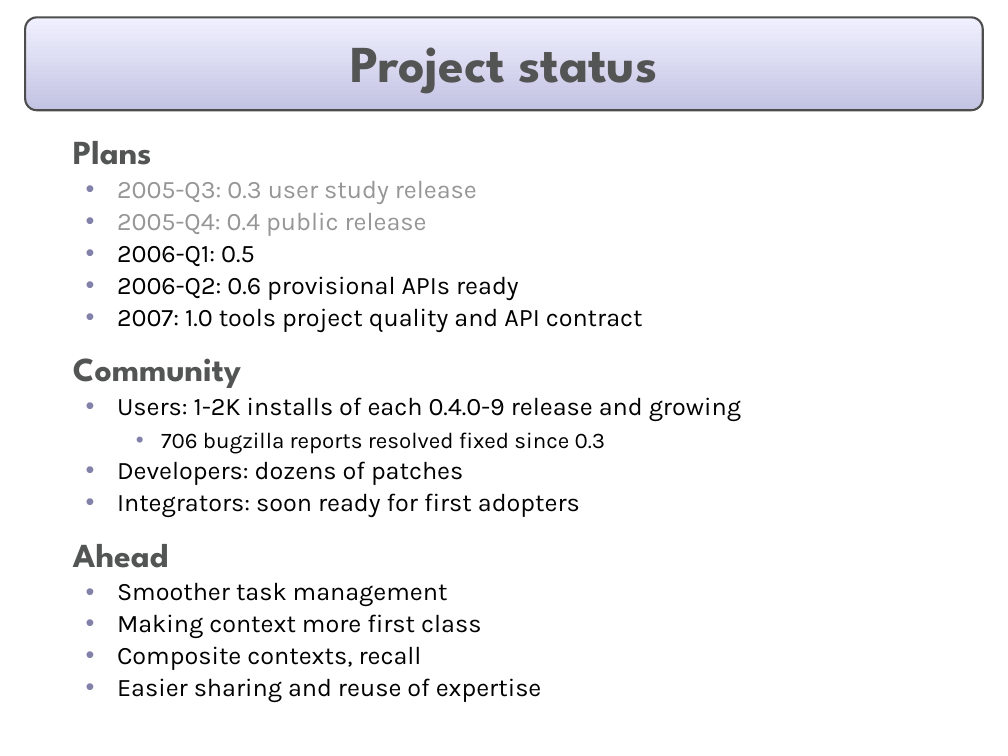
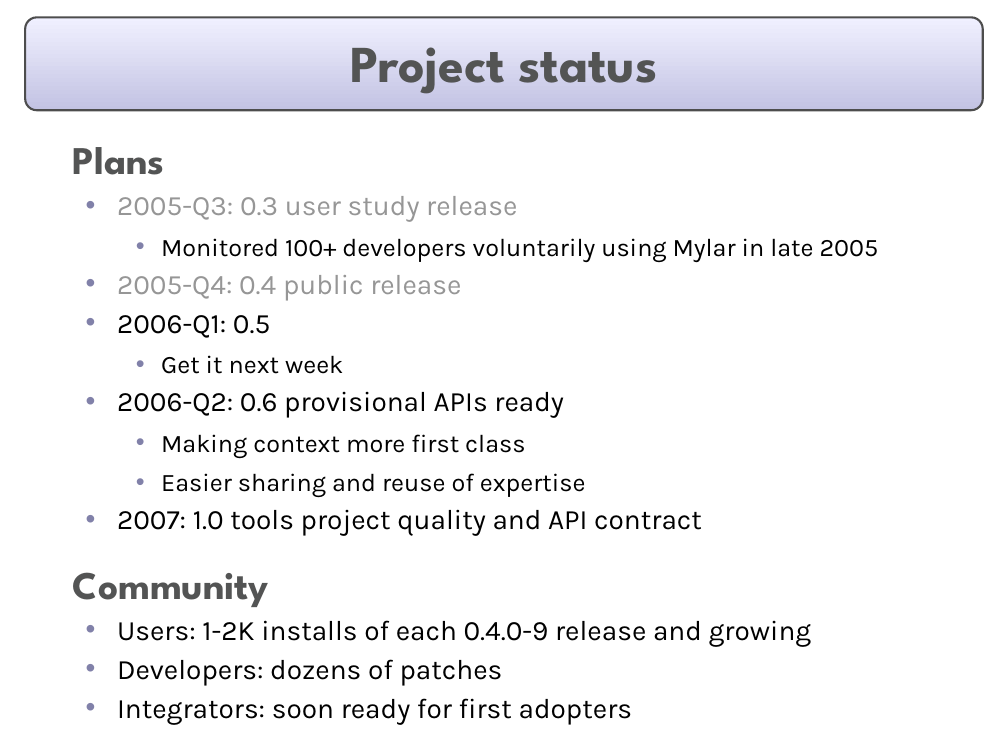
Before and after one commit to eclipse-mylyn/mylyn-website, a slide deck: slide 22 of publications/2006-03-mylar-eclipsecon.ppt (slide 18 before the commit). Drawn at 1008x756 pixels with LibreOffice and Linux fonts; fonts in the diff are those of the drawing. Boxes give left, top, right and bottom in pixels: in the first picture for what was removed or moved away, otherwise in the second. Text is boxed around its words. In the diff, an @@ line names an element or a change of style, - is before the commit and + after.

```diff
--- a/publications/2006-03-mylar-eclipsecon.ppt
+++ b/publications/2006-03-mylar-eclipsecon.ppt
@@ text at box(73, 147, 812, 725): size 24 to 28 pt in "Plans", "Community"; size 18 to 20 pt in "2005-Q3: 0.3 user study release", "2005-Q4: 0.4 public release", "2006-Q1: 0.5", "2006-Q2: 0.6 provisional APIs ready" and 4 more places; line spacing 0.9 to 1; more space between paragraphs @@
@@ text at box(161, 238, 879, 262): paragraph added @@
+    • Monitored 100+ developers voluntarily using Mylar in late 2005
@@ text at box(161, 355, 343, 374): paragraph added @@
+    • Get it next week
@@ text at box(161, 434, 586, 498): paragraphs added @@
+    • Making context more first class
+    • Easier sharing and reuse of expertise
@@ text at box(161, 432, 605, 454): paragraph removed @@
-    • 706 bugzilla reports resolved fixed since 0.3
@@ text at box(73, 544, 542, 703): paragraphs removed @@
-  Ahead
-  • Smoother task management
-  • Making context more first class
-  • Composite contexts, recall
-  • Easier sharing and reuse of expertise
```
Also in this commit, not shown: 9 other slides changed, 5 slides added.
